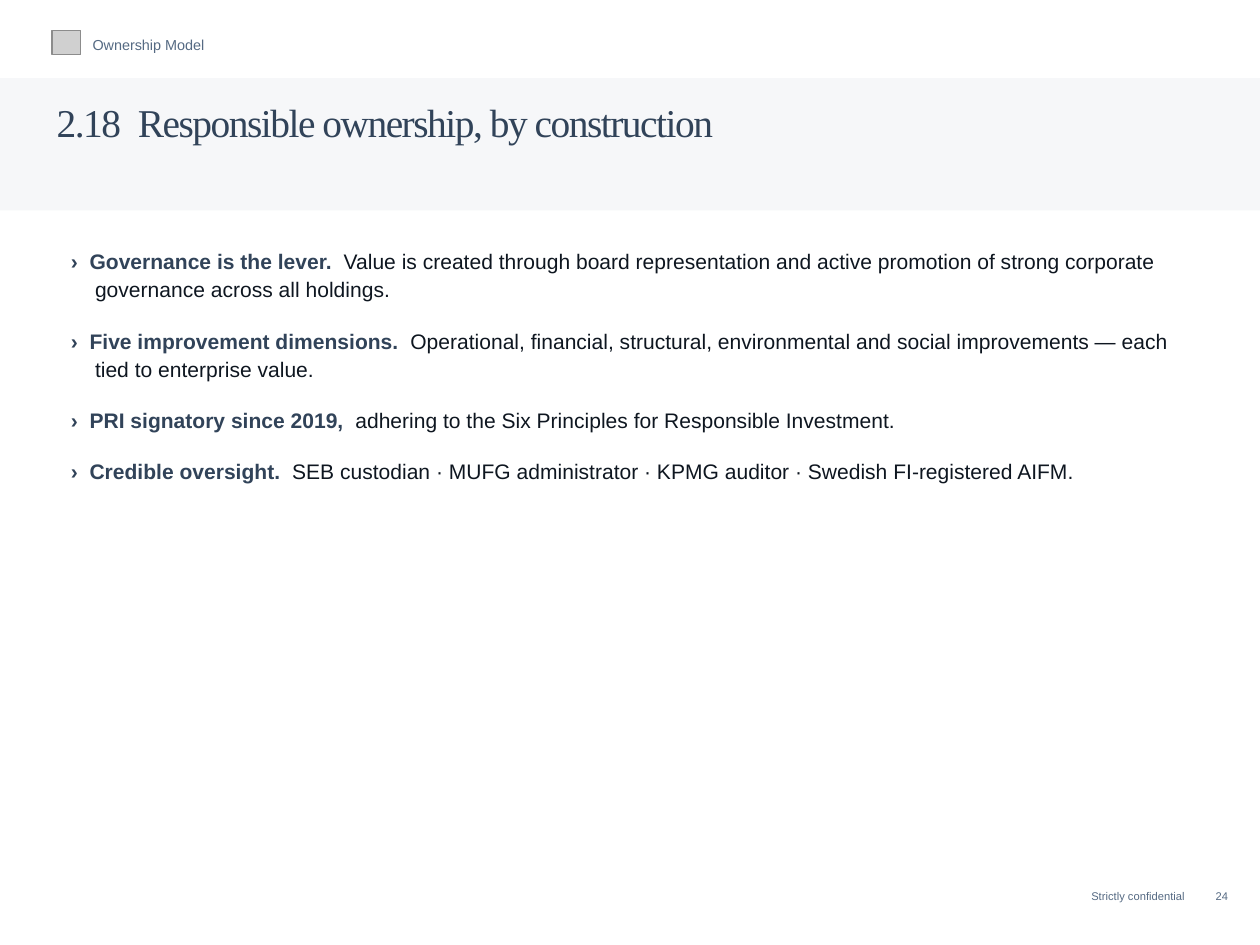
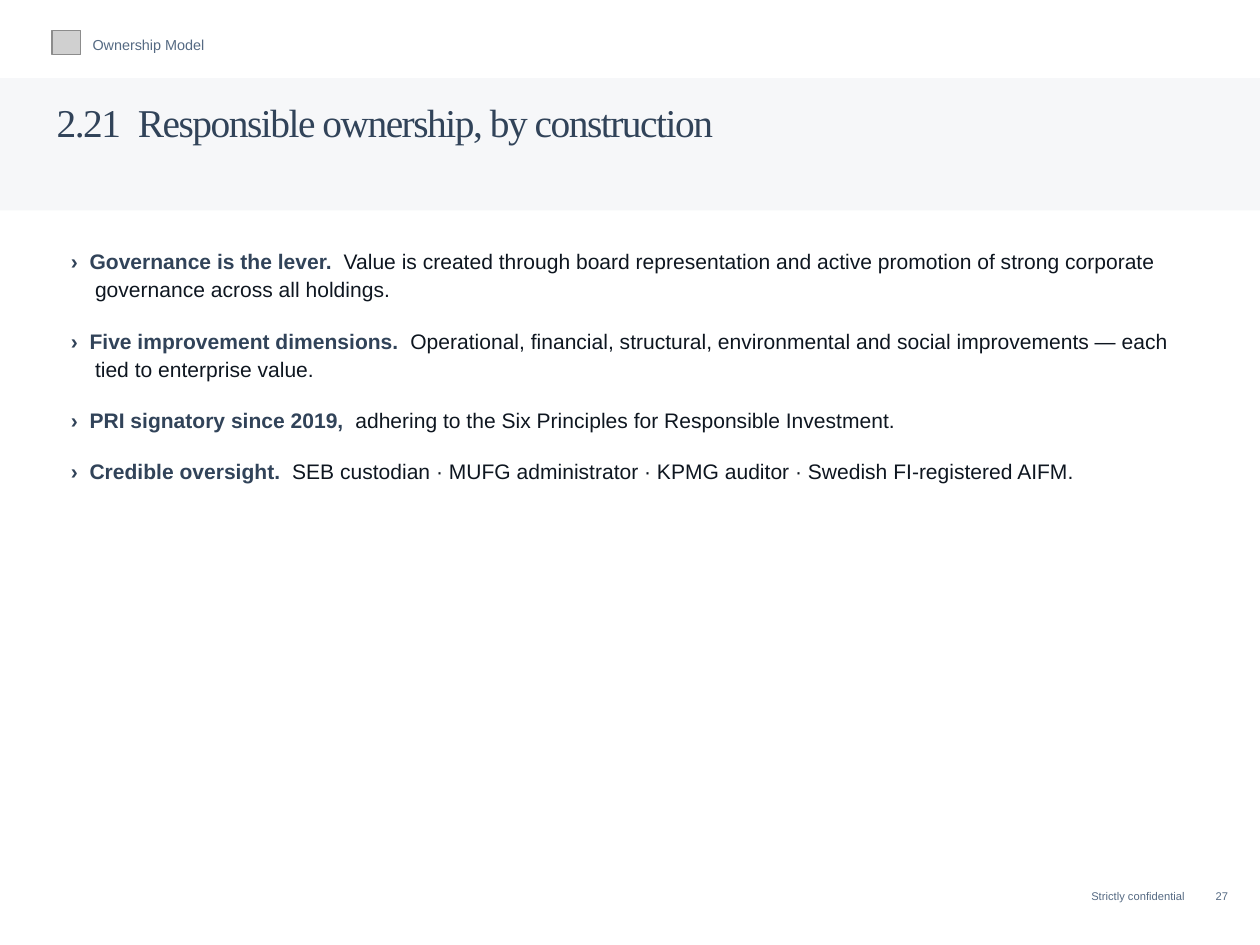
Before and after one commit to charette-lab/Claude, a slide deck: slide 30 of Athanase_Engaged_Ownership_Allocator_Deck.pptx (slide 27 before the commit). Drawn at 1260x945 pixels with LibreOffice and Linux fonts; fonts in the diff are those of the drawing; grey boxes stand for pictures. Boxes give left, top, right and bottom in pixels: in the first picture for what was removed or moved away, otherwise in the second. Text is boxed around its words. In the diff, an @@ line names an element or a change of style, - is before the commit and + after.

```diff
--- a/Athanase_Engaged_Ownership_Allocator_Deck.pptx
+++ b/Athanase_Engaged_Ownership_Allocator_Deck.pptx
@@ text at (57,109,713,145): text changed @@
-2.18 Responsible ownership, by construction
+2.21 Responsible ownership, by construction
@@ text at (1091,892,1228,903): text changed @@
-Strictly confidential 24
+Strictly confidential 27
```
Also in this commit, not shown: 1 other slide changed, 3 slides added, 1 other file.
